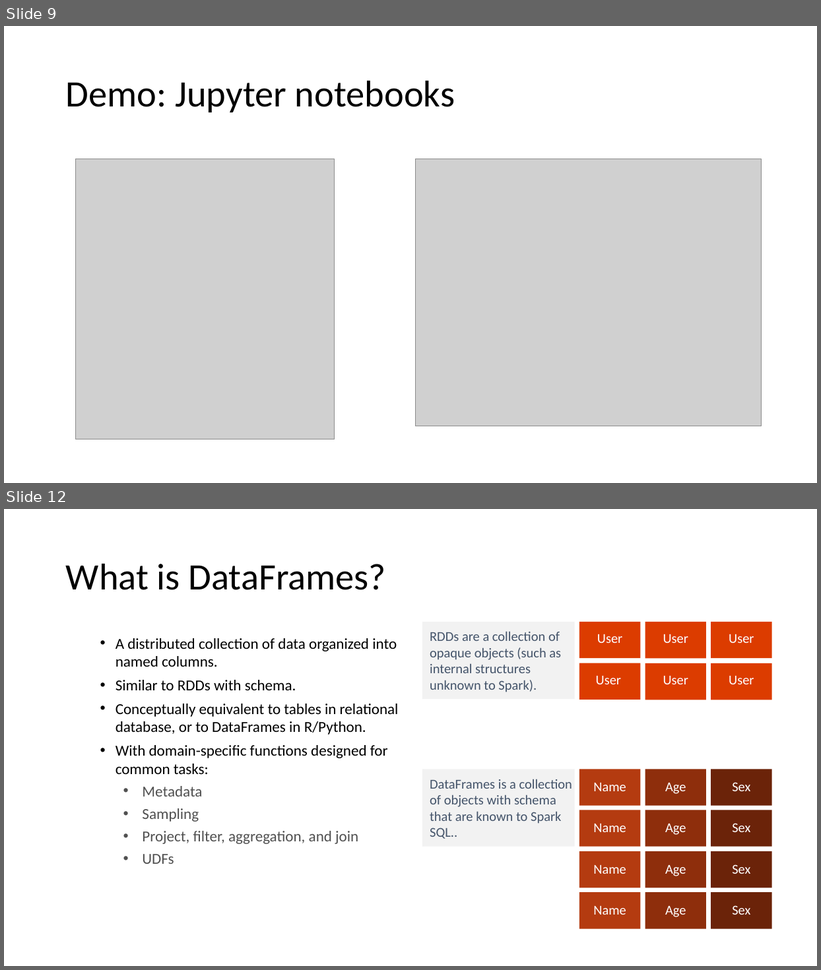
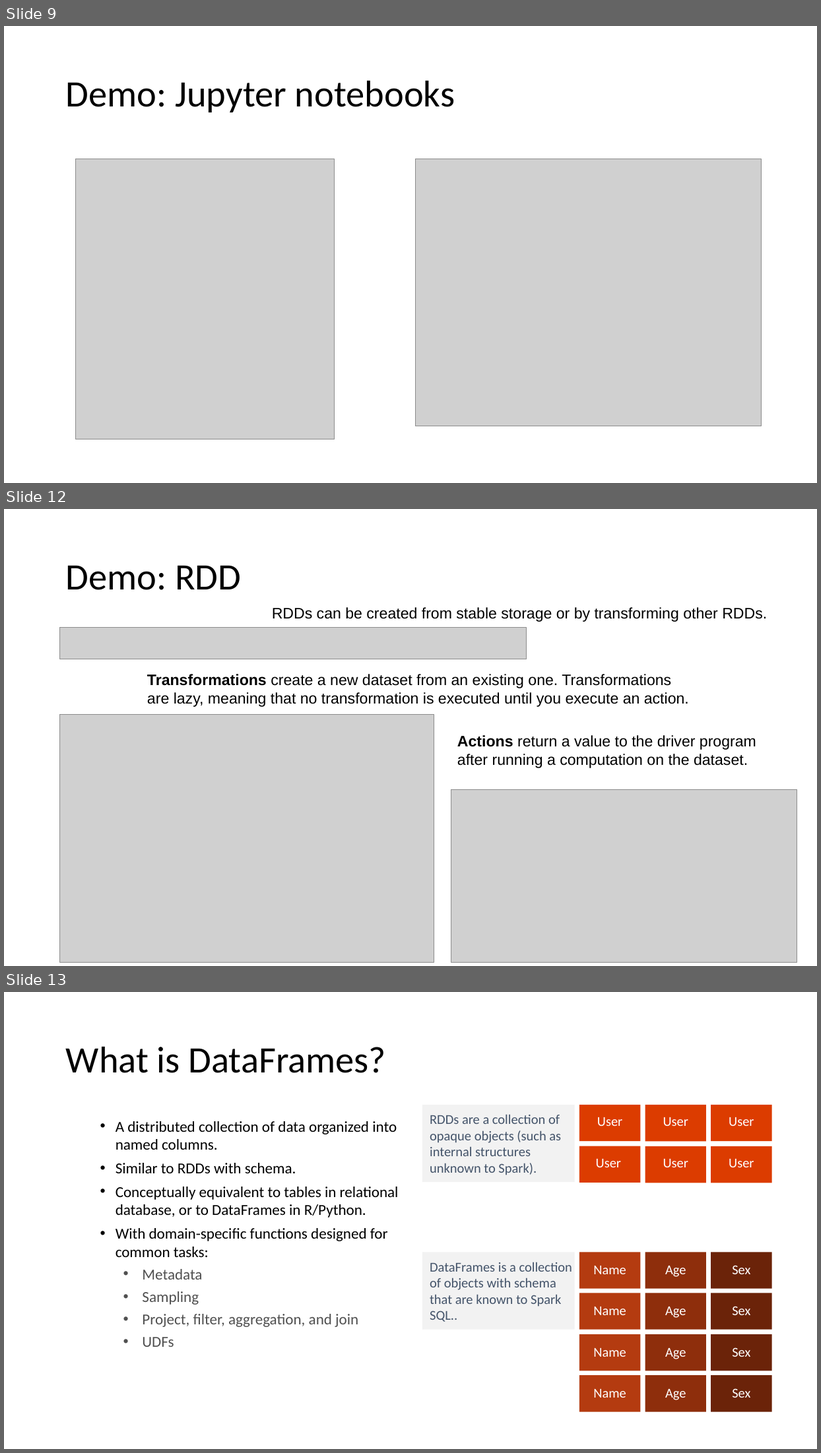
Before and after one commit to Azure-Bootcamp-Troy/GettingStartedMLSparkHDInsight, a slide deck: Getting Started with ML with Spark on HDInsight.pptx. Shown one above the other, each under a label of ours: slides 9 and 12 before the commit, slides 9, 12 and 13 after it; the slides between them are not shown. The pictures are 821x970 and 821x1453 pixels, drawn with LibreOffice and Linux fonts; fonts in the diff are those of the drawing; grey boxes stand for pictures. Boxes give left, top, right and bottom in pixels: in the first picture for what was removed or moved away, otherwise in the second. Text is boxed around its words. In the diff, an @@ line names an element or a change of style, - is before the commit and + after.

```diff
--- a/Getting Started with ML with Spark on HDInsight.pptx
+++ b/Getting Started with ML with Spark on HDInsight.pptx
@@ slide 12 added at bbox=[4, 509, 817, 966], background #FFFFFF @@
@@ title added at bbox=[66, 565, 241, 590], 44 pt, text #000000 @@
+Demo: RDD
@@ text added at bbox=[272, 607, 767, 622], 18 pt, text #000000 @@
+RDDs can be created from stable storage or by transforming other RDDs.
@@ picture added at bbox=[60, 627, 527, 659] @@
@@ text added at bbox=[147, 674, 689, 707], 18 pt, text #000000 @@
+Transformations create a new dataset from an existing one. Transformations are lazy, meaning that no transformation is executed until you execute an action.
@@ picture added at bbox=[60, 714, 435, 963] @@
@@ text added at bbox=[457, 735, 756, 768], 18 pt, text #000000 @@
+Actions return a value to the driver program after running a computation on the dataset.
@@ picture added at bbox=[451, 789, 797, 963] @@
@@ what was slide 12 is now slide 13 @@
```
Also in this commit, not shown: 10 slides changed, 4 other slides added, 1 other file.
